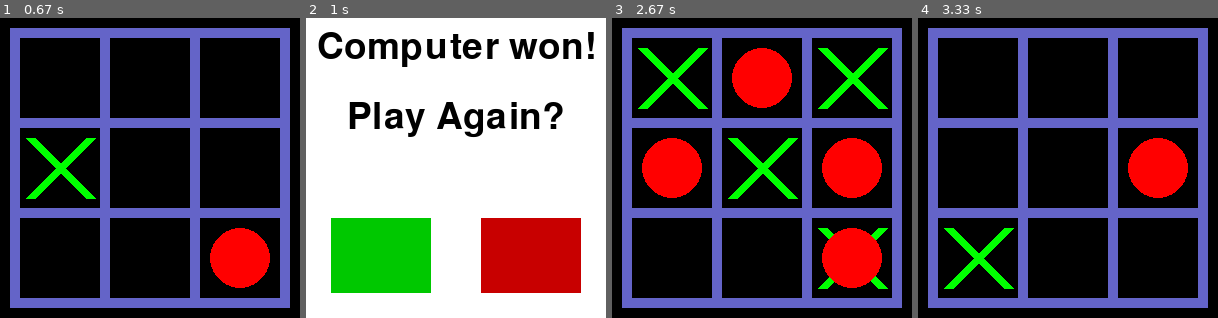
Above: before the commit, frames 1-4 (left to right).
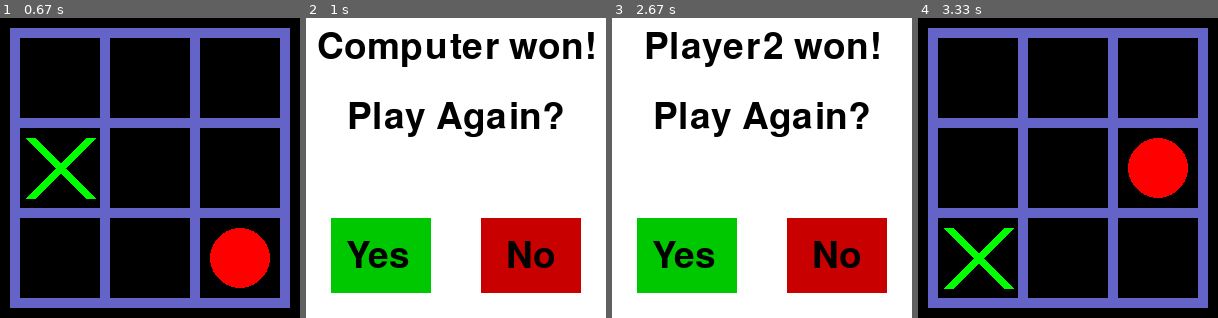
Above: after the commit, the same moments.

Repository: RITESHMOHAPATRA/TIC-TAC-TOE
Game: pygame game, started from Python/pygame1.py
The game is run twice, just before and just after one commit, with the same random seed, the same clock (stepped at 60 frames per second) and the same inputs. The source is Python 2; it was converted automatically to run under Python 3.
Inputs (mouse positions are in pixels of both pictures, inside the frame that each line leads up to):
- Up to frame 1 (0.67 s): press the mouse at (150, 186) at 0.37 s; move the mouse to (114, 177) at 0.47 s; release the mouse at (78, 171) at 0.6 s
- Up to frame 2 (1 s): press the mouse at (546, 78) at 0.7 s; move the mouse to (450, 87) at 0.8 s; release the mouse at (354, 96) at 0.93 s
- Up to frame 3 (2.67 s): click (687, 255) at 1.05 s, where only the run after the commit has a clickable "Yes"; press the mouse at (852, 78) at 1.37 s; move the mouse to (846, 111) at 1.47 s; release the mouse at (840, 141) at 1.6 s; press the mouse at (672, 78) at 1.7 s; move the mouse to (675, 147) at 1.8 s; release the mouse at (678, 216) at 1.93 s; press the mouse at (852, 78) at 2.03 s; move the mouse to (849, 177) at 2.13 s; release the mouse at (846, 276) at 2.27 s; press the mouse at (852, 258) at 2.37 s; move the mouse to (801, 156) at 2.47 s; release the mouse at (747, 57) at 2.6 s
- Up to frame 4 (3.33 s): click (993, 255) at 2.72 s, where only the run after the commit has a clickable "Yes"; press the mouse at (999, 162) at 3.03 s; move the mouse to (981, 219) at 3.13 s; release the mouse at (963, 273) at 3.27 s

Frame 1 is identical in both runs. In frame 2, 1.6% of the frame differs, in the area x 13-83%, y 74-84%; in frame 3, 97%, in the area x 0-100%, y 0-100%; in frame 4, nothing differs.

Commit message:
Yes and No textfield added on last_menu (#28)
* Simple GUI based with minmax AI.Im improving the AI,it calulates all the moves at first so takes time

* Added exe file (#22)

added executable file in java programme

* Fixing of 'overlapping' bug for both game modes and addition of comments. (#25)

* Addition of file for GUI handling.

* Modification of backend logic file for the same.

* Cleaning up of stray comments.

* Addition of comments.

* Fixed Bug for AI game mode.

* Fixed Bug for PvP game mode.

* Add files via upload (#26)

* Update README.md (#27)

* Stash

* Stash

* Yes and No textfields added on last_menu

* Created other branch for this

Diff:
--- a/Python/pygame1.py
+++ b/Python/pygame1.py
@@ -1,6 +1,6 @@
 import pygame
 from tictactoe import Board
-
+#initialization
 pygame.init()
 board = Board()
 clock = pygame.time.Clock()
@@ -18,16 +18,17 @@
   			if event.type == pygame.QUIT:
   				pygame.quit()
   				quit()
-  		board.first_menu(mouse[0],mouse[1])
+
+  		board.first_menu(mouse[0],mouse[1])  #Co-ordinates of mouse pointer passed so that menu options can be highlighted.
   		pygame.display.flip()
   		pygame.display.update()
-  		if(click[0] == 1 and 140>mouse[0]>20 and 190>mouse[1]>100):
+  		if(click[0] == 1 and 140>mouse[0]>20 and 190>mouse[1]>100): #getting the click from the user if he selected vs AI
   			comp_play()
   			intro = False
-  		if(click[0] == 1 and 280>mouse[0]>160 and 190>mouse[1]>100):
+  		if(click[0] == 1 and 280>mouse[0]>160 and 190>mouse[1]>100): #getting the click from the user if he selected Player to Player
   			PVPplay()
   			intro = False
-  		if(click[0] == 1 and 210>mouse[0]>90 and 290>mouse[1]>200):
+  		if(click[0] == 1 and 210>mouse[0]>90 and 290>mouse[1]>200): #getting the click from the user if he wants to
   			pygame.quit()
   			quit()
 
@@ -53,8 +54,6 @@
   			pygame.quit()
   			quit()
 
-  		# clock.tick(15)
-
 def comp_play():
 	done = False
 	board.initialize()
@@ -65,6 +64,7 @@
 	            click = pygame.mouse.get_pressed()
 	            if event.type == pygame.QUIT or event.type == pygame.KEYUP and event.key == pygame.K_ESCAPE:
 	                done = True
+	            #Input involves two methods, one by pressing keys and other by mouse input. This part is key input.
 	            if event.type == pygame.KEYUP and event.key == pygame.K_KP1 or event.type == pygame.KEYUP and event.key == pygame.K_1:
 	                value = board.nxt_turn1(1)
 	            if event.type == pygame.KEYUP and event.key == pygame.K_KP2 or event.type == pygame.KEYUP and event.key == pygame.K_2:
@@ -83,6 +83,7 @@
 	                value = board.nxt_turn1(8)
 	            if event.type == pygame.KEYUP and event.key == pygame.K_KP9 or event.type == pygame.KEYUP and event.key == pygame.K_9:
 	                value = board.nxt_turn1(9)
+	            #This part is mouse input. Functions called only if the mouse is clicked at its certain domain defined by x and y coordinates.
 	            if 100>mouse[0]>20 and 280>mouse[1]>200 and click[0] == 1:
 	                value = board.nxt_turn1(1)
 	            if 190>mouse[0]>110 and 280>mouse[1]>200 and click[0] == 1:
@@ -101,7 +102,7 @@
 	                value = board.nxt_turn1(8)
 	            if 280>mouse[0]>200 and 100>mouse[1]>20 and click[0] == 1:
 	                value = board.nxt_turn1(9)
-	            # pygame.display.flip()
+
 		pygame.display.flip()
 		if value != 'ongoing':
 			done = True
@@ -122,6 +123,7 @@
 	            click = pygame.mouse.get_pressed()
 	            if event.type == pygame.QUIT or event.type == pygame.KEYUP and event.key == pygame.K_ESCAPE:
 	                done = True
+	            #Input involves two methods, one by pressing keys and other by mouse input. This part is key input.
 	            if event.type == pygame.KEYUP and event.key == pygame.K_KP1 or event.type == pygame.KEYUP and event.key == pygame.K_1:
 	                value = board.nxt_turn2(1)
 	            if event.type == pygame.KEYUP and event.key == pygame.K_KP2 or event.type == pygame.KEYUP and event.key == pygame.K_2:
@@ -140,6 +142,7 @@
 	                value = board.nxt_turn2(8)
 	            if event.type == pygame.KEYUP and event.key == pygame.K_KP9 or event.type == pygame.KEYUP and event.key == pygame.K_9:
 	                value = board.nxt_turn2(9)
+	            #This part is mouse input. Functions called only if the mouse is clicked at its certain domain defined by x and y coordinates.
 	            if 100>mouse[0]>20 and 280>mouse[1]>200 and click[0] == 1:
 	                value = board.nxt_turn2(1)
 	            if 190>mouse[0]>110 and 280>mouse[1]>200 and click[0] == 1:
@@ -158,7 +161,7 @@
 	                value = board.nxt_turn2(8)
 	            if 280>mouse[0]>200 and 100>mouse[1]>20 and click[0] == 1:
 	                value = board.nxt_turn2(9)
-	            # pygame.display.flip()
+
 		pygame.display.flip()
 		if value != 'ongoing':
 			done = True
--- a/Python/tictactoe.py
+++ b/Python/tictactoe.py
@@ -22,6 +22,8 @@
             return copy
 
     def update_surface(self,letter,position):
+        #All the X's and O's carefully set to be in the center of their respective boxes.
+        #O's are basic circles whereas X's are combination of two lines for better visual effect.
         if letter == 'X':
             if(position == 1):
                 pygame.draw.line(self.screen, self.bright_green, (30, 210), (90, 270), 10)
@@ -71,6 +73,7 @@
                 pygame.draw.circle(self.screen,self.bright_red, (240,60), 30)
 
     def isWinner(self,copy,le):
+        #Checking of each possible winning combination.
         return ((copy[7] == le and copy[8] == le and copy[9] == le) or
             (copy[4] == le and copy[5] == le and copy[6] == le) or
             (copy[1] == le and copy[2] == le and copy[3] == le) or
@@ -128,6 +131,8 @@
     def initialize(self):
         self.screen.fill(self.black)
         self.theBoard = ['-']*10
+        #Each square of the game grid is made by four lines of 10 pixel density each.
+        #The original rectangle function isnt used because it creates blurred pixels on the edges which is not visually attractive.
         pygame.draw.rect(self.screen, self.color, pygame.Rect(10, 10, 100, 10))
         pygame.draw.rect(self.screen, self.color, pygame.Rect(10, 10, 10, 100))
         pygame.draw.rect(self.screen, self.color, pygame.Rect(100, 10, 10, 100))
@@ -166,41 +171,39 @@
         pygame.draw.rect(self.screen, self.color, pygame.Rect(190, 280, 100, 10))
 
     def nxt_turn1(self,position):
-        self.makeMove(0,'X',position)
-        if self.isWinner(self.getBoardCopy(),'X'):
-            # self.display_game_over('Player')
-            return 'Player'
-        else:
-            if self.isBoardFull(self.getBoardCopy()):
-                # self.display_game_over(0)
-                return 0
-        self.makeMove(0,'O',self.getComputerMove(self.getBoardCopy()))
-        if self.isWinner(self.getBoardCopy(),'O'):
-            # self.display_game_over('Computer')
-            return 'Computer'
-        else:
-            if self.isBoardFull(self.getBoardCopy()):
-                # self.display_game_over(0)
-                return 0
+        flag = self.isSpaceFree(self.getBoardCopy(),position)
+        if flag:
+            self.makeMove(0,'X',position)
+            if self.isWinner(self.getBoardCopy(),'X'):
+                return 'Player'
+            else:
+                if self.isBoardFull(self.getBoardCopy()):
+                    return 0
+            self.makeMove(0,'O',self.getComputerMove(self.getBoardCopy()))
+            if self.isWinner(self.getBoardCopy(),'O'):
+                return 'Computer'
+            else:
+                if self.isBoardFull(self.getBoardCopy()):
+                    return 0
 
         return 'ongoing'
 
     def nxt_turn2(self,position):
-        if(self.marker == 'X'):
-            self.marker = 'O'
-        elif(self.marker == 'O'):
-            self.marker = 'X'
-        self.makeMove(0,self.marker,position)
-        if self.isWinner(self.getBoardCopy(),self.marker):
-            # self.display_game_over('Player')
-            if self.marker == 'X':
-                return 'Player1'
-            if self.marker == 'O':
-                return 'Player2'
-        else:
-            if self.isBoardFull(self.getBoardCopy()):
-                # self.display_game_over(0)
-                return 0
+        flag = self.isSpaceFree(self.getBoardCopy(),position)
+        if flag:
+            if(self.marker == 'X'):
+                self.marker = 'O'
+            elif(self.marker == 'O'):
+                self.marker = 'X'
+            self.makeMove(0,self.marker,position)
+            if self.isWinner(self.getBoardCopy(),self.marker):
+                if self.marker == 'X':
+                    return 'Player1'
+                if self.marker == 'O':
+                    return 'Player2'
+            else:
+                if self.isBoardFull(self.getBoardCopy()):
+                    return 0
 
         return 'ongoing'
 
@@ -216,7 +219,7 @@
         rect.center = (surface_size / 2, surface_size / 2)
         self.screen.blit(text, rect)
 
-    def first_menu(self,x,y):
+    def first_menu(self,x,y):       #The function calling is handled by pygame1.py file. This menu is just the graphical interface required for the same. Hence, no function calling done.
         self.screen.fill(self.white)
         surface_size = self.screen.get_height()
         font = pygame.font.Font('freesansbold.ttf', 45)
@@ -256,8 +259,6 @@
         rect4 = text4.get_rect()
         rect4.center = (150,245)
         self.screen.blit(text4, rect4)
-        # pygame.display.update()
-        # clock.tick(15)
 
     def last_menu(self,player,x,y):
         self.screen.fill(self.white)
@@ -277,11 +278,18 @@
         rect2.center = (surface_size/2,100)
         self.screen.blit(text2,rect2)
 
+        text3 = font.render("Yes", True,self.black,self.green)
+        text4 = font.render("No", True,self.black,self.red)
+
         if 125 > x > 25 and 275 > y > 200:
+            text3 = font.render("Yes", True,self.black,self.bright_green)
             pygame.draw.rect(self.screen, self.bright_green,(25,200,100,75))
         else:
             pygame.draw.rect(self.screen, self.green,(25,200,100,75))
         if 275 > x > 175 and 275 > y > 200:
+            text4 = font.render("No", True,self.black,self.bright_red)
             pygame.draw.rect(self.screen, self.bright_red,(175,200,100,75))
         else:
             pygame.draw.rect(self.screen, self.red,(175,200,100,75))
+        self.screen.blit(text3, (40, 220))
+        self.screen.blit(text4, (200, 220))
Not shown, changed: README.md
Not shown, added: EXEFILE/tics.exe
Not shown, added: Java/EXEFILE/tics.exe
